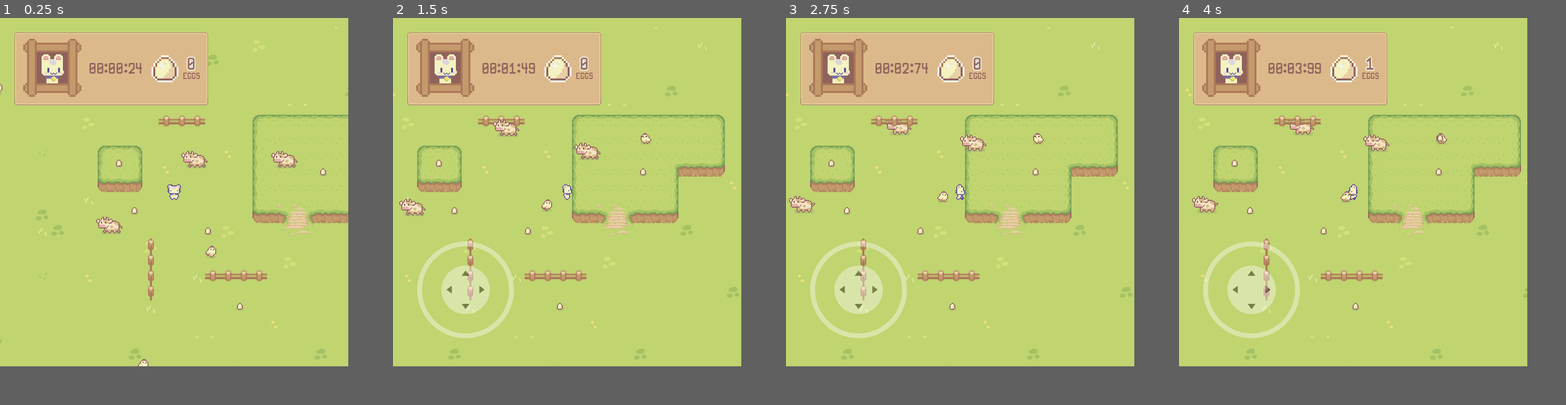
Above: before the commit, frames 1-4 (left to right).
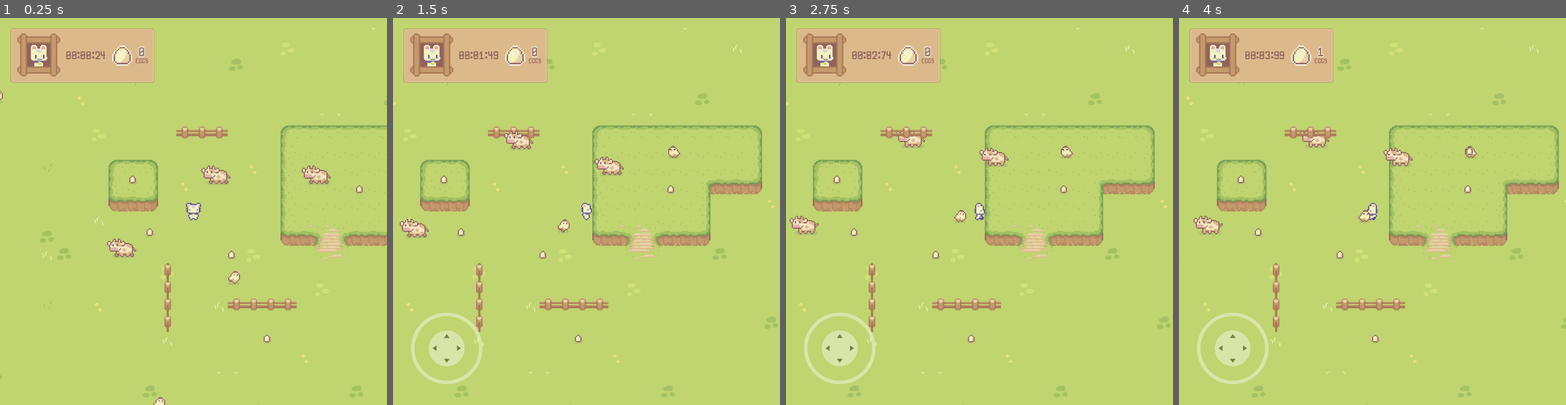
Above: after the commit, the same moments.

Repository: kwhitejr/godot-examples
Game: Godot game, scene res://main_scene.tscn
Same seed, same stepped clock (60 frames per second), same inputs: the game is played once before the commit and once after it.
Inputs (mouse positions are in pixels of both pictures, inside the frame that each line leads up to):
- Up to frame 1 (0.25 s): no input
- Up to frame 2 (1.5 s): move the mouse to (644, 172) at 0.52 s; hold D (move_right) 0.53-1.25 s; click (644, 172) at 0.6 s; drag from (497, 211) to (559, 308) at 1.27 s
- Up to frame 3 (2.75 s): move the mouse to (994, 114) at 2.02 s; hold D (move_right) from 2.03 s (still down); click (994, 114) at 2.1 s
- Up to frame 4 (4 s): release D (move_right) at 2.75 s; drag from (1333, 261) to (1430, 172) at 2.77 s; tap Enter at 3.5 s; move the mouse to (1457, 242) at 3.52 s; hold A (move_left) from 3.53 s (still down); click (1457, 242) at 3.6 s
In our replay, the window is 720x720 before the commit and 800x800 after it. These sizes can differ from the game's own. Grey fills any space a smaller window leaves; there, only what the larger window draws over its background counts as a difference.

The runs differ from the first frame. In frame 1, 16% of the frame differs, in the area x 0-100%, y 2-100%; in frame 2, 20%; in frame 3, 20%; in frame 4, 20%.

Commit message:
Try again with viewport

Diff:
--- a/godot/main_scene.tscn
+++ b/godot/main_scene.tscn
@@ -13,7 +13,7 @@
 [node name="SubViewport" type="SubViewport" parent="SubViewportContainer"]
 handle_input_locally = false
 canvas_item_default_texture_filter = 0
-size = Vector2i(720, 720)
+size = Vector2i(1080, 1080)
 render_target_update_mode = 4
 
 [node name="TopDownController" parent="SubViewportContainer/SubViewport" instance=ExtResource("1_sdga6")]
--- a/godot/project.godot
+++ b/godot/project.godot
@@ -21,8 +21,10 @@
 
 [display]
 
-window/size/viewport_width=720
-window/size/viewport_height=720
+window/size/viewport_width=1080
+window/size/viewport_height=1080
+window/stretch/mode="canvas_items"
+window/stretch/scale_mode="integer"
 
 [gui]
 
--- a/godot/src/examples/top-down-controller/top_down_controller.tscn
+++ b/godot/src/examples/top-down-controller/top_down_controller.tscn
@@ -442,7 +442,7 @@
 
 [node name="Camera2D" type="Camera2D" parent="."]
 z_index = 2
-zoom = Vector2(2, 2)
+zoom = Vector2(3, 3)
 process_callback = 0
 script = ExtResource("3_q0tr2")
 
